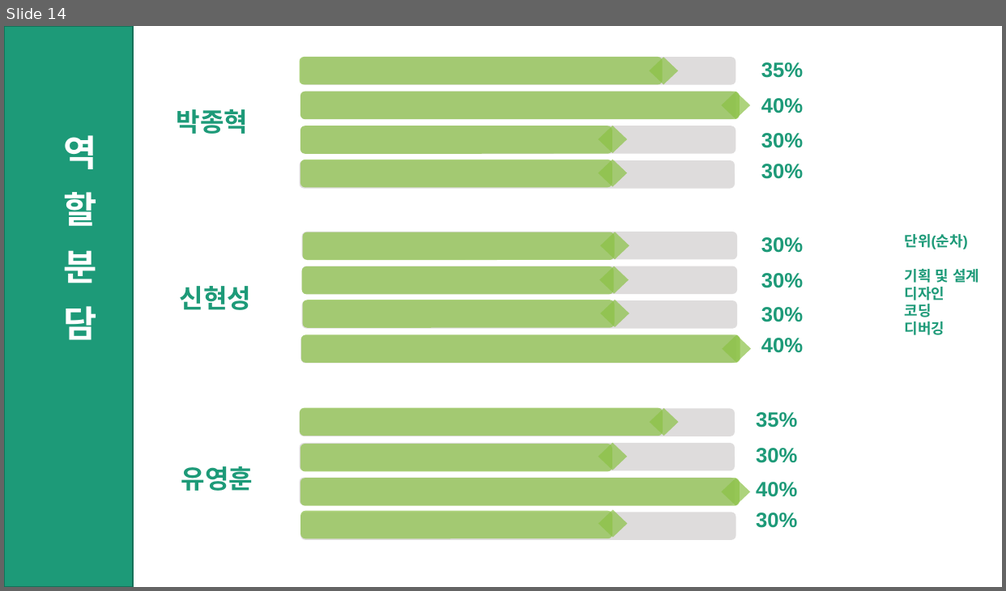
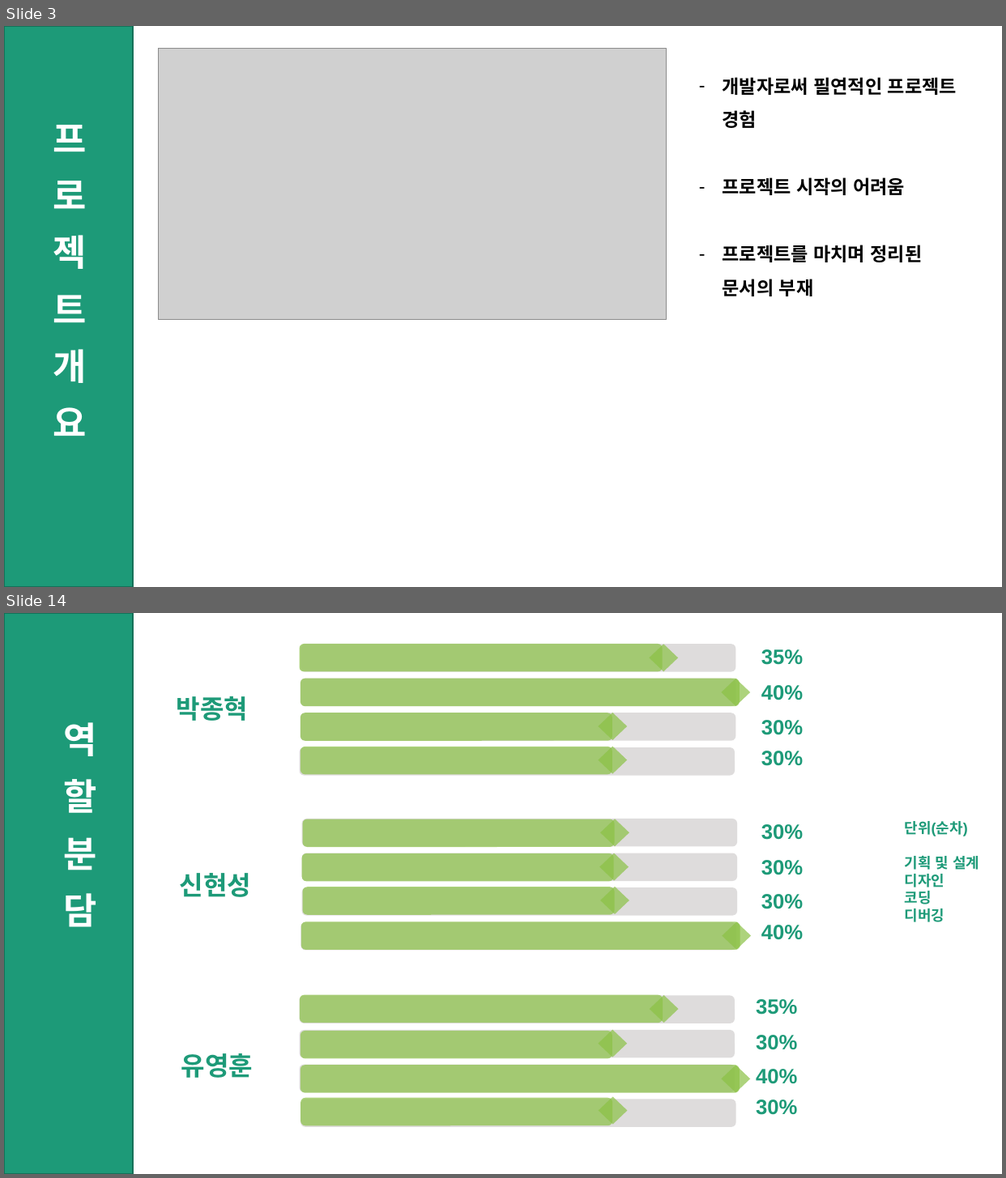
Before and after one commit to ShinHyeonSeong/Final, a slide deck: 기획 UI/A조 프로토타입 발표.pptx. Shown one above the other, each under a label of ours: slide 14 before the commit, slides 3 and 14 after it; the slides between them are not shown. The pictures are 1006x591 and 1006x1178 pixels, drawn with LibreOffice and Linux fonts; fonts in the diff are those of the drawing; grey boxes stand for pictures. Boxes give left, top, right and bottom in pixels: in the first picture for what was removed or moved away, otherwise in the second. Text is boxed around its words. In the diff, an @@ line names an element or a change of style, - is before the commit and + after.

```diff
--- a/기획 UI/A조 프로토타입 발표.pptx
+++ b/기획 UI/A조 프로토타입 발표.pptx
@@ slide 3 added at (4,26,1002,587), background #FFFFFF @@
@@ rectangle added at (4,26,133,587), fill #1D9A78, outline #157259 1 pt @@
@@ picture added at (158,48,666,319) @@
@@ text added at (722,77,957,297), 18 pt, text #000000, bold @@
+– 개발자로써 필연적인 프로젝트 경험
+– 프로젝트 시작의 어려움
+– 프로젝트를 마치며 정리된 문서의 부재
@@ text added at (53,125,86,436), 35 pt, text #FFFFFF, bold @@
+프 로 젝 트 개 요
```
Also in this commit, not shown: 12 slides changed.
